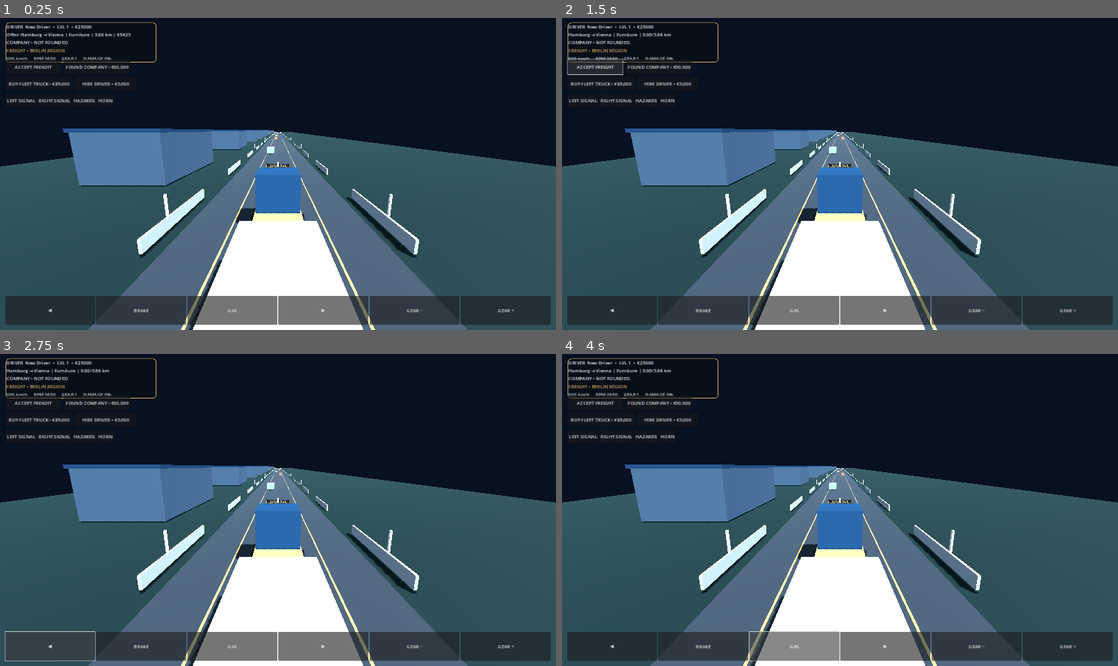
Above: before the commit, frames 1-4 (two rows, left to right).
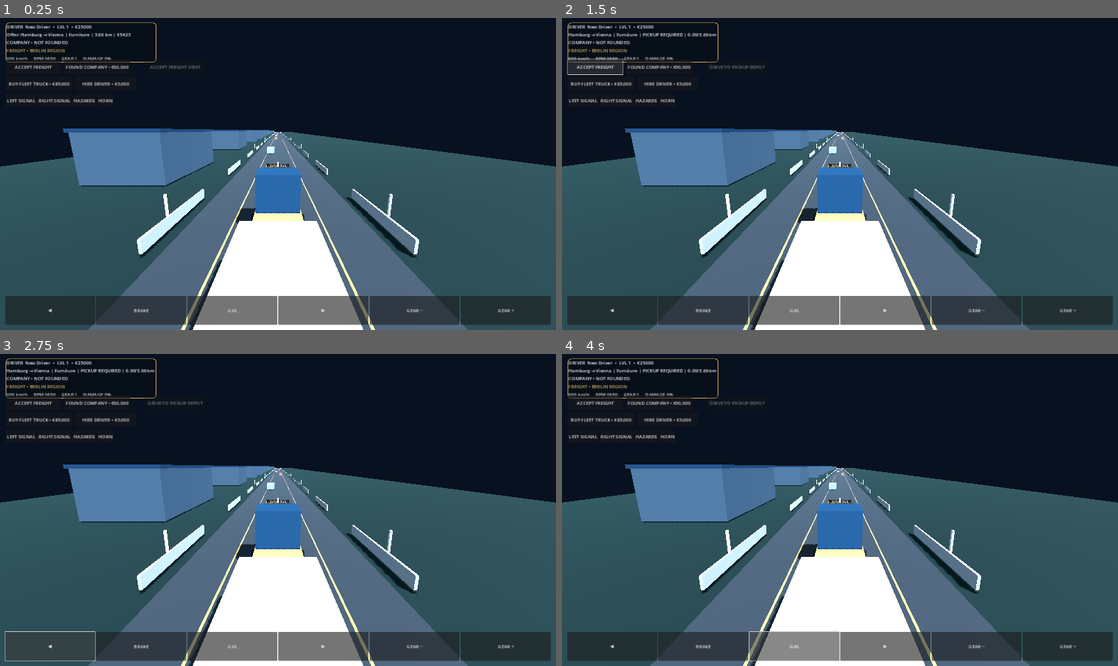
Above: after the commit, the same moments.

Repository: haseebop668-a11y/EURO-HAUL
Game: Godot game, scene res://Scenes/Main.tscn
Same seed, same stepped clock (60 frames per second), same inputs: the game is played once before the commit and once after it.
Inputs:
- Up to frame 1 (0.25 s): no input
- Up to frame 2 (1.5 s): click "ACCEPT FREIGHT" at 0.5 s; click "ACCEPT FREIGHT" at 1.25 s
- Up to frame 3 (2.75 s): click "◀" at 2 s
- Up to frame 4 (4 s): click "BRAKE" at 2.75 s; click "GAS" at 3.5 s

The runs differ from the first frame. In frame 1, less than 0.1% of the frame differs, in the area x 26-37%, y 13-17%; in frame 2, 0.2%, in the area x 14-37%, y 4-17%; in frame 3, 0.2%; in frame 4, 0.2%.

Commit message:
feat: add pickup and delivery depot interactions for freight contracts

Diff:
--- a/Godot/Scripts/main.gd
+++ b/Godot/Scripts/main.gd
@@ -12,6 +12,9 @@
 var hud: Label
 var status_label: Label
 var speed_label: Label
+var freight_action_button: Button
+var near_pickup_depot := false
+var near_delivery_depot := false
 var touch_state := {"throttle": false, "brake": false, "left": false, "right": false}
 var traffic_vehicles: Array[EuroHaulTrafficVehicle] = []
 var _last_position := Vector3.ZERO
@@ -56,6 +59,7 @@
 		_last_distance_save = 0.0
 	_update_hud()
 	_update_traffic_warnings()
+	_update_freight_action()
 
 func _unhandled_key_input(event: InputEvent) -> void:
 	if event is InputEventKey and event.pressed and not event.echo and truck != null:
@@ -115,6 +119,39 @@
 		var z := -float(i) * 45.0 - 30.0
 		_add_box("Distant warehouse", Vector3(-18.0, 3.0, z), Vector3(10, 6, 18), Color("#34495b"), true)
 		_add_box("Warehouse roof", Vector3(-18.0, 6.2, z), Vector3(10.5, 0.4, 18.5), BLUE, false)
+	_create_depot_area("PickupDepot", -50.0, true)
+	_create_depot_area("DeliveryDepot", -820.0, false)
+
+func _create_depot_area(depot_name: String, road_z: float, is_pickup: bool) -> void:
+	var depot := Area3D.new()
+	depot.name = depot_name
+	depot.position = Vector3(0.0, 1.0, road_z)
+	depot.collision_layer = 0
+	depot.collision_mask = 1
+	var trigger := CollisionShape3D.new()
+	var trigger_shape := SphereShape3D.new()
+	trigger_shape.radius = 10.0
+	trigger.shape = trigger_shape
+	depot.add_child(trigger)
+	depot.body_entered.connect(func(body: Node3D):
+		if body != truck:
+			return
+		if is_pickup:
+			near_pickup_depot = true
+		else:
+			near_delivery_depot = true
+		_update_freight_action()
+	)
+	depot.body_exited.connect(func(body: Node3D):
+		if body != truck:
+			return
+		if is_pickup:
+			near_pickup_depot = false
+		else:
+			near_delivery_depot = false
+		_update_freight_action()
+	)
+	add_child(depot)
 
 func _build_truck() -> void:
 	truck = EuroHaulTruck.new()
@@ -257,6 +294,12 @@
 	accept.custom_minimum_size = Vector2(190, 52)
 	accept.pressed.connect(func(): career.accept_offer(); _update_hud())
 	layer.add_child(accept)
+	freight_action_button = Button.new()
+	freight_action_button.text = "DRIVE TO PICKUP"
+	freight_action_button.position = Vector2(500, 145)
+	freight_action_button.custom_minimum_size = Vector2(210, 52)
+	freight_action_button.pressed.connect(_handle_freight_interaction)
+	layer.add_child(freight_action_button)
 	var company_button := Button.new()
 	company_button.text = "FOUND COMPANY • €50,000"
 	company_button.position = Vector2(220, 145)
@@ -276,6 +319,7 @@
 	hire_driver_button.pressed.connect(_hire_company_driver)
 	layer.add_child(hire_driver_button)
 	_update_hud()
+	_update_freight_action()
 
 func _add_touch_button(parent: Control, caption: String, key: String) -> void:
 	var button := Button.new()
@@ -322,6 +366,37 @@
 		company.found_company("EURO HAUL LOGISTICS", EuroHaulCompanyManager.FOUNDING_COST)
 		_update_hud()
 
+func _handle_freight_interaction() -> void:
+	if career == null or career.active_contract.is_empty():
+		return
+	if not career.cargo_loaded and near_pickup_depot:
+		if career.load_cargo():
+			status_label.text = "CARGO LOADED • DELIVERY STARTED"
+	elif career.cargo_loaded and near_delivery_depot:
+		if career.unload_cargo():
+			status_label.text = "DELIVERY COMPLETED • REWARD PAID"
+		else:
+			status_label.text = "DELIVERY DEPOT • ROUTE DISTANCE NOT COMPLETE"
+	_update_hud()
+	_update_freight_action()
+
+func _update_freight_action() -> void:
+	if freight_action_button == null or career == null:
+		return
+	if career.active_contract.is_empty():
+		freight_action_button.text = "ACCEPT FREIGHT FIRST"
+		freight_action_button.disabled = true
+	elif not career.cargo_loaded:
+		freight_action_button.disabled = not near_pickup_depot
+		freight_action_button.text = "LOAD CARGO" if near_pickup_depot else "DRIVE TO PICKUP DEPOT"
+	elif near_delivery_depot:
+		freight_action_button.disabled = false
+		freight_action_button.text = "UNLOAD CARGO"
+	else:
+		freight_action_button.disabled = true
+		var remaining := maxf(0.0, float(career.active_contract.get("distance_km", 0.0)) - float(career.active_contract.get("progress_km", 0.0)))
+		freight_action_button.text = "DELIVER • %.2f KM LEFT" % remaining
+
 func _update_traffic_warnings() -> void:
 	if status_label == null or truck == null:
 		return
@@ -355,7 +430,7 @@
 	var contract_text := "No active contract"
 	if not career.active_contract.is_empty():
 		var c: Dictionary = career.active_contract
-		contract_text = "%s → %s | %s | %.2f/%.2f km" % [c.origin, c.destination, c.cargo, c.progress_km, c.distance_km]
+		contract_text = "%s → %s | %s | %s | %.2f/%.2f km" % [c.origin, c.destination, c.cargo, "LOADED" if career.cargo_loaded else "PICKUP REQUIRED", c.progress_km, c.distance_km]
 	elif not career.offered_contract.is_empty():
 		var o: Dictionary = career.offered_contract
 		contract_text = "Offer: %s → %s | %s | %.2f km | €%d" % [o.origin, o.destination, o.cargo, o.distance_km, int(o.reward)]
